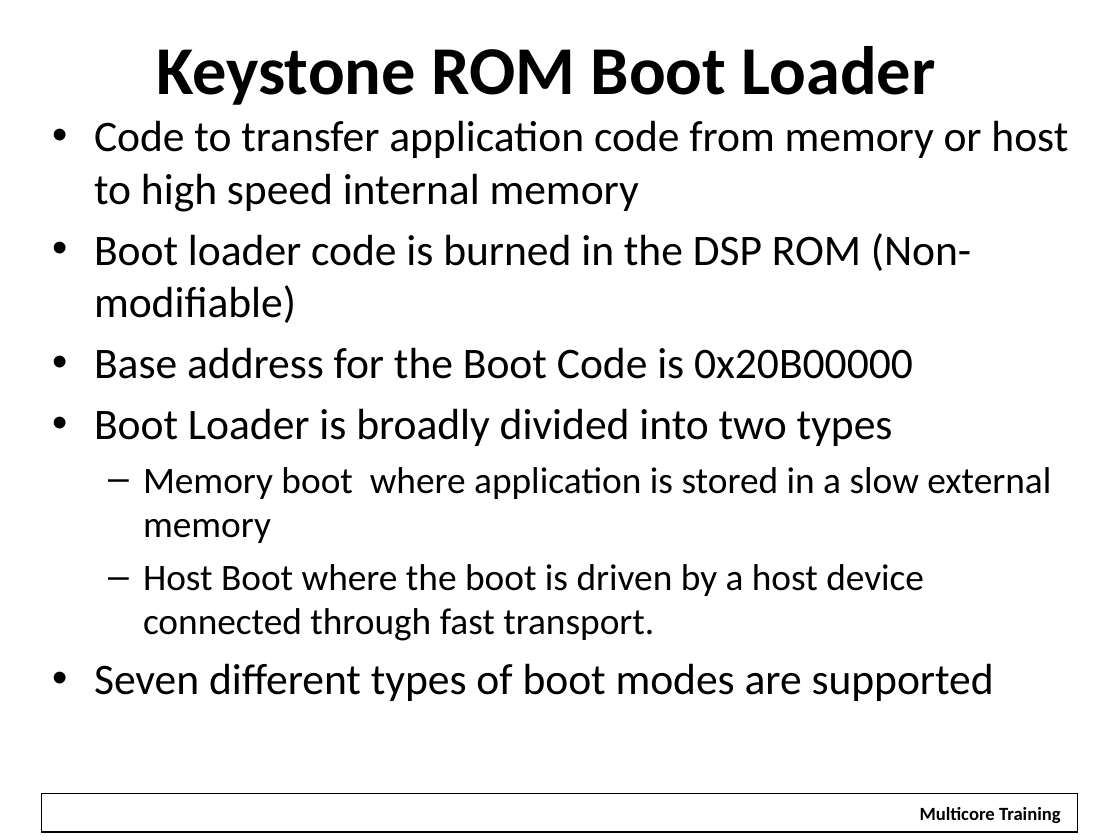
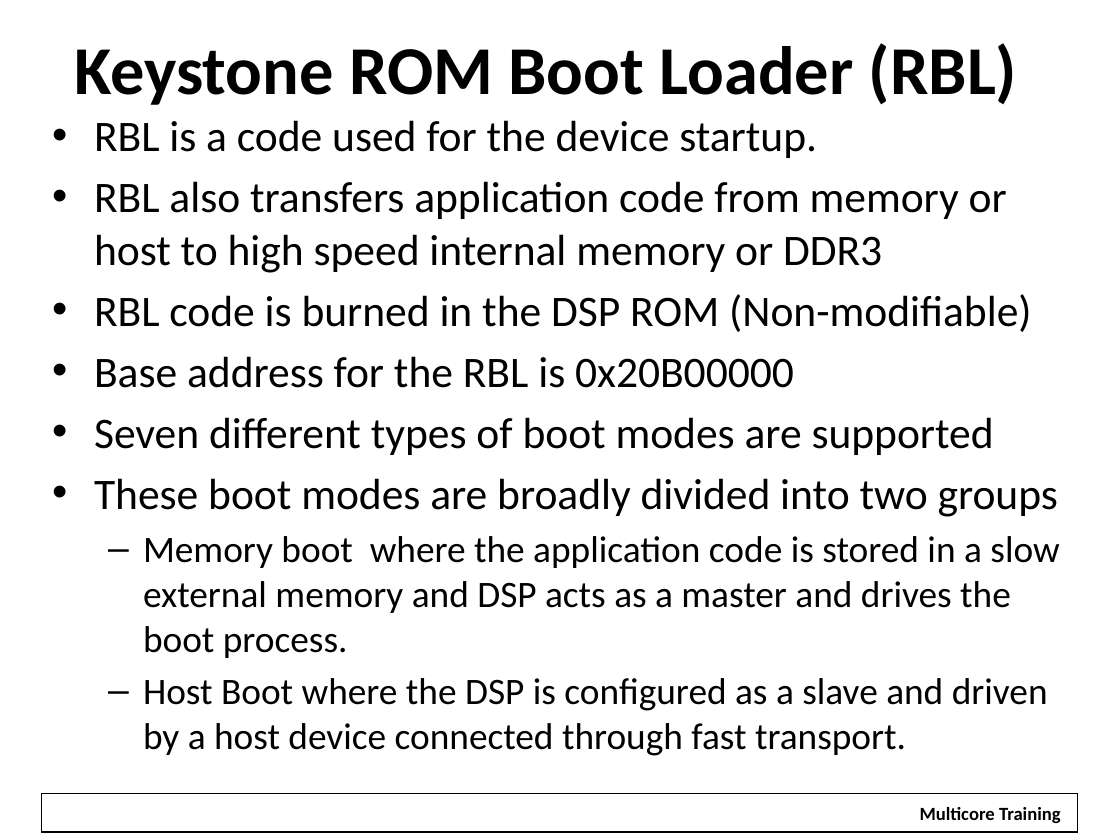
Before and after one commit to hari1989/keystone-workshop, a slide deck: slide 2 of slides/KeyStone Bootloader.pptx. Drawn at 1120x840 pixels with LibreOffice and Linux fonts; fonts in the diff are those of the drawing; background and template pictures are left out. Boxes give left, top, right and bottom in pixels: in the first picture for what was removed or moved away, otherwise in the second. Text is boxed around its words. In the diff, an @@ line names an element or a change of style, - is before the commit and + after.

```diff
--- a/slides/KeyStone Bootloader.pptx
+++ b/slides/KeyStone Bootloader.pptx
@@ title at [74,43,1017,105]: text changed @@
-Keystone ROM Boot Loader
+Keystone ROM Boot Loader (RBL)
@@ text at [94,120,1031,388]: text changed @@
-• Code to transfer application code from memory or host to high speed internal memory
-• Boot loader code is burned in the DSP ROM (Non-modifiable)
-• Base address for the Boot Code is 0x20B00000
-• Boot Loader is broadly divided into two types
-  – Memory boot where application is stored in a slow external memory
-  – Host Boot where the boot is driven by a host device connected through fast transport.
+• RBL is a code used for the device startup.
+• RBL also transfers application code from memory or host to high speed internal memory or DDR3
+• RBL code is burned in the DSP ROM (Non-modifiable)
+• Base address for the RBL is 0x20B00000
@@ text at [94,478,1059,756]: paragraphs added @@
+• These boot modes are broadly divided into two groups
+  – Memory boot where the application code is stored in a slow external memory and DSP acts as a master and drives the boot process.
+  – Host Boot where the DSP is configured as a slave and driven by a host device connected through fast transport.
```
Also in this commit, not shown: 11 other slides changed, 8 slides added.
